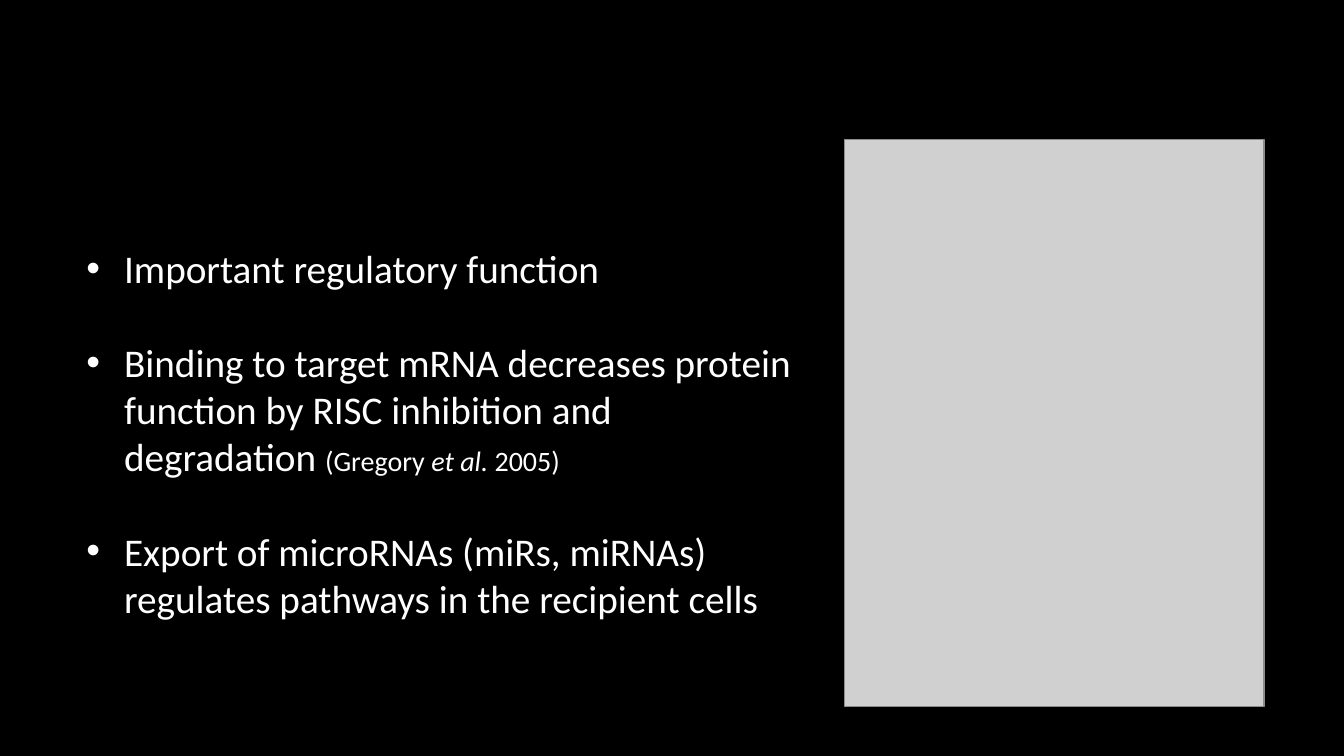
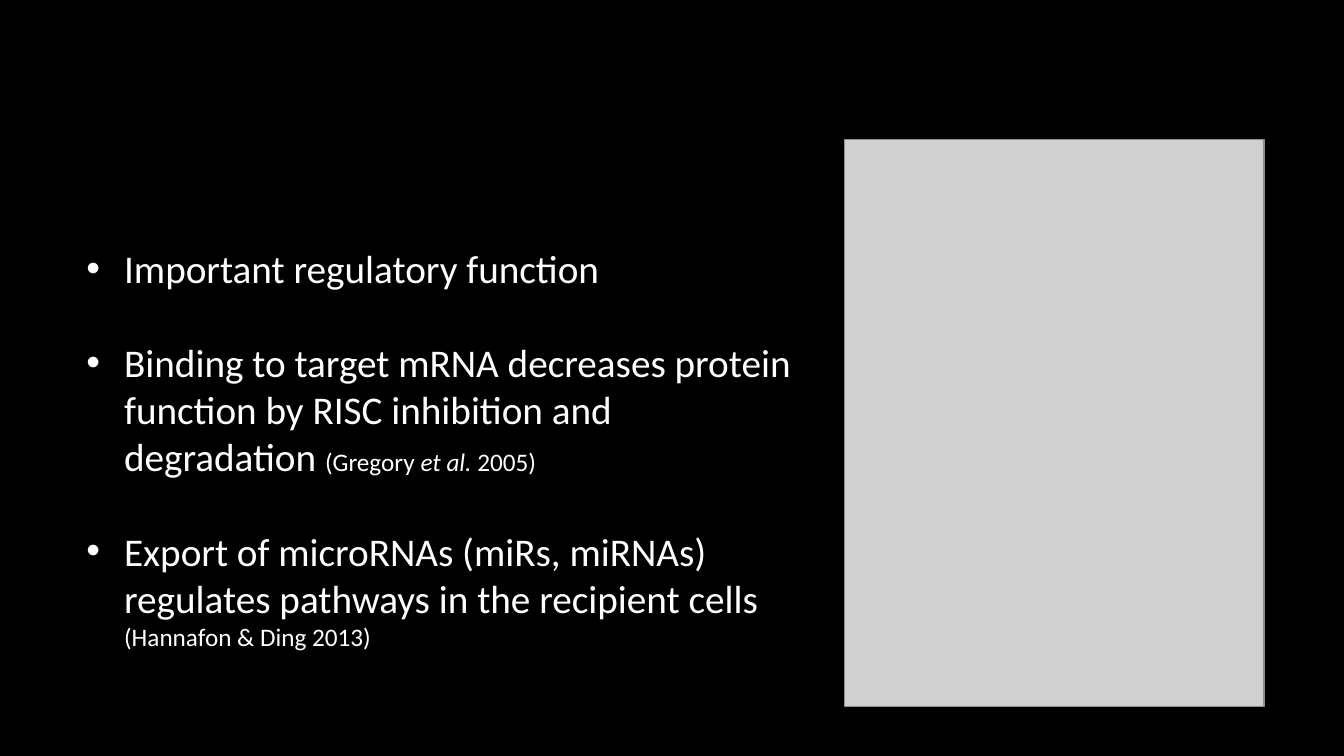
Before and after one commit to HarleyRobinson/Honours2, a slide deck: slide 2 of BackgroundInfo/Selective export of microRNA via extracellular vesicles (2).pptx. Drawn at 1344x756 pixels with LibreOffice and Linux fonts; fonts in the diff are those of the drawing; grey boxes stand for pictures; background and template pictures are left out. Boxes give left, top, right and bottom in pixels: in the first picture for what was removed or moved away, otherwise in the second. Text is boxed around its words. In the diff, an @@ line names an element or a change of style, - is before the commit and + after.

```diff
--- a/BackgroundInfo/Selective export of microRNA via extracellular vesicles (2).pptx
+++ b/BackgroundInfo/Selective export of microRNA via extracellular vesicles (2).pptx
@@ text at (124, 349, 791, 478): size 20 to 18 pt in "(Gregory et al. 2005)" @@
@@ text at (124, 537, 758, 651): text changed @@
-• Export of microRNAs (miRs, miRNAs) regulates pathways in the recipient cells
+• Export of microRNAs (miRs, miRNAs) regulates pathways in the recipient cells (Hannafon & Ding 2013)
```
Also in this commit, not shown: 10 other slides changed, 2 slides added, 1 slide removed, 26 other files.
